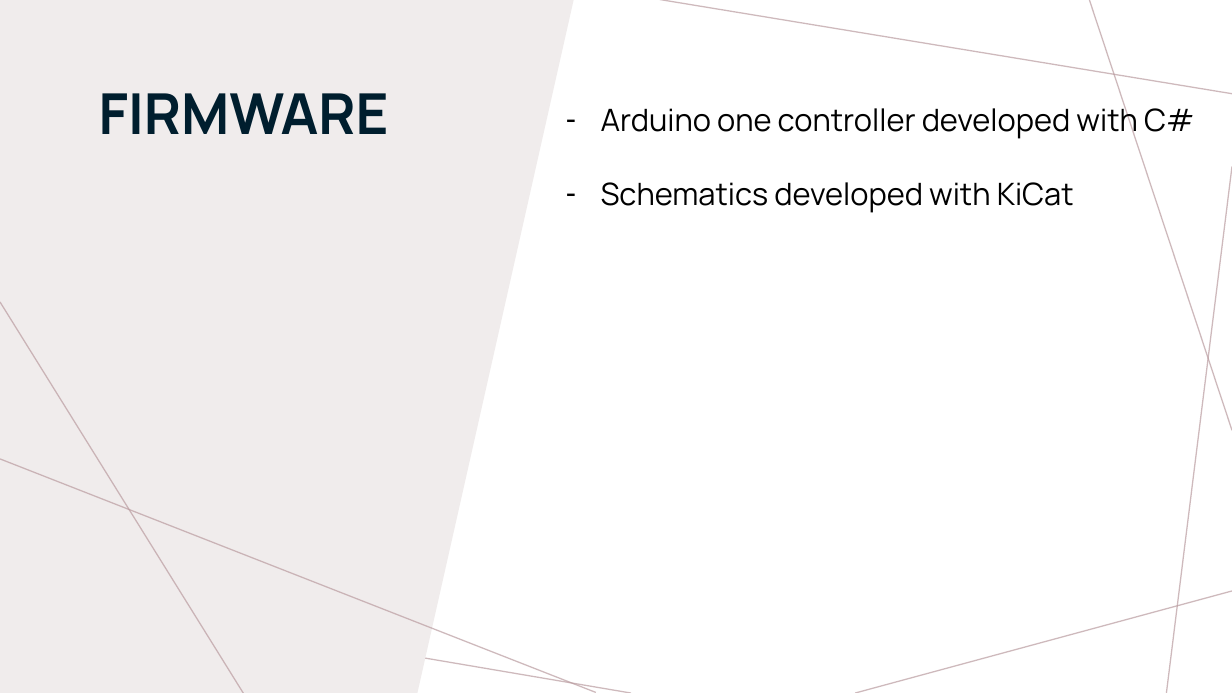
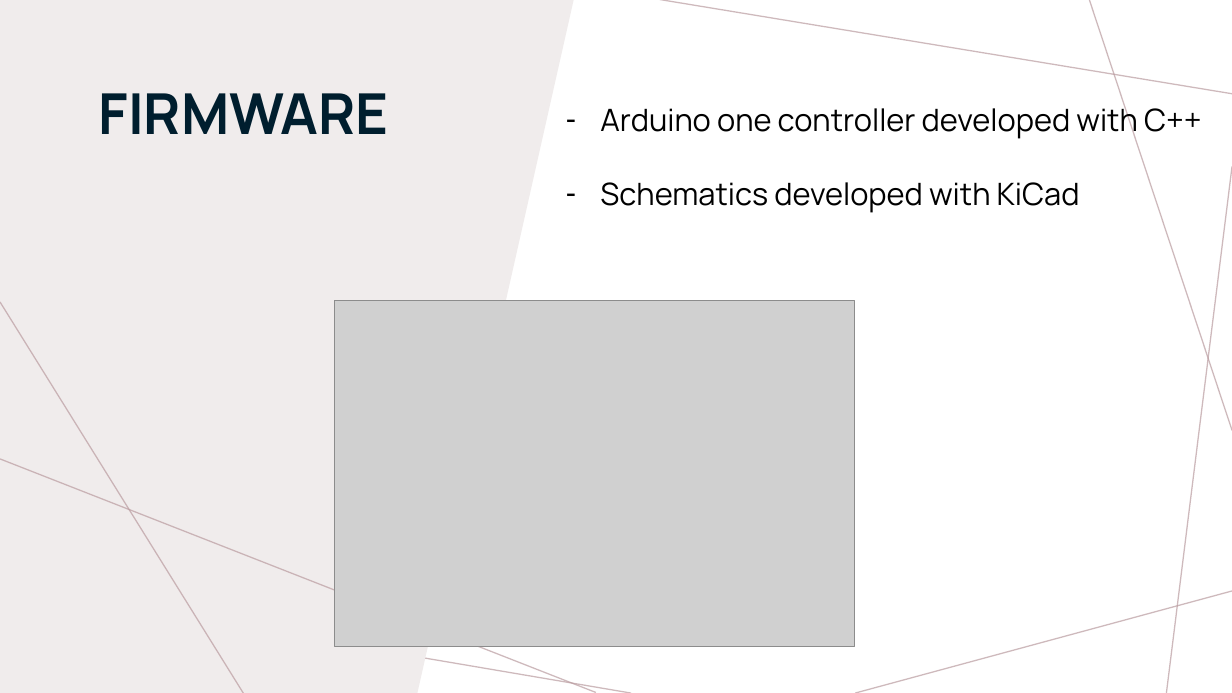
Before and after one commit to thijnmens/robogripper, a slide deck: slide 4 of docs/Delivery Challenge 1 Group 5.pptx (slide 5 before the commit). Drawn at 1232x693 pixels with LibreOffice and Linux fonts; fonts in the diff are those of the drawing; grey boxes stand for pictures. Boxes give left, top, right and bottom in pixels: in the first picture for what was removed or moved away, otherwise in the second. Text is boxed around its words. In the diff, an @@ line names an element or a change of style, - is before the commit and + after.

```diff
--- a/docs/Delivery Challenge 1 Group 5.pptx
+++ b/docs/Delivery Challenge 1 Group 5.pptx
@@ text at [600, 102, 1202, 213]: text changed @@
-– Arduino one controller developed with C#
-– Schematics developed with KiCat
+– Arduino one controller developed with C++
+– Schematics developed with KiCad
@@ picture added at [335, 300, 855, 647] @@
```
Also in this commit, not shown: 4 other slides changed, 2 slides added, 4 slides removed, 26 other files.
